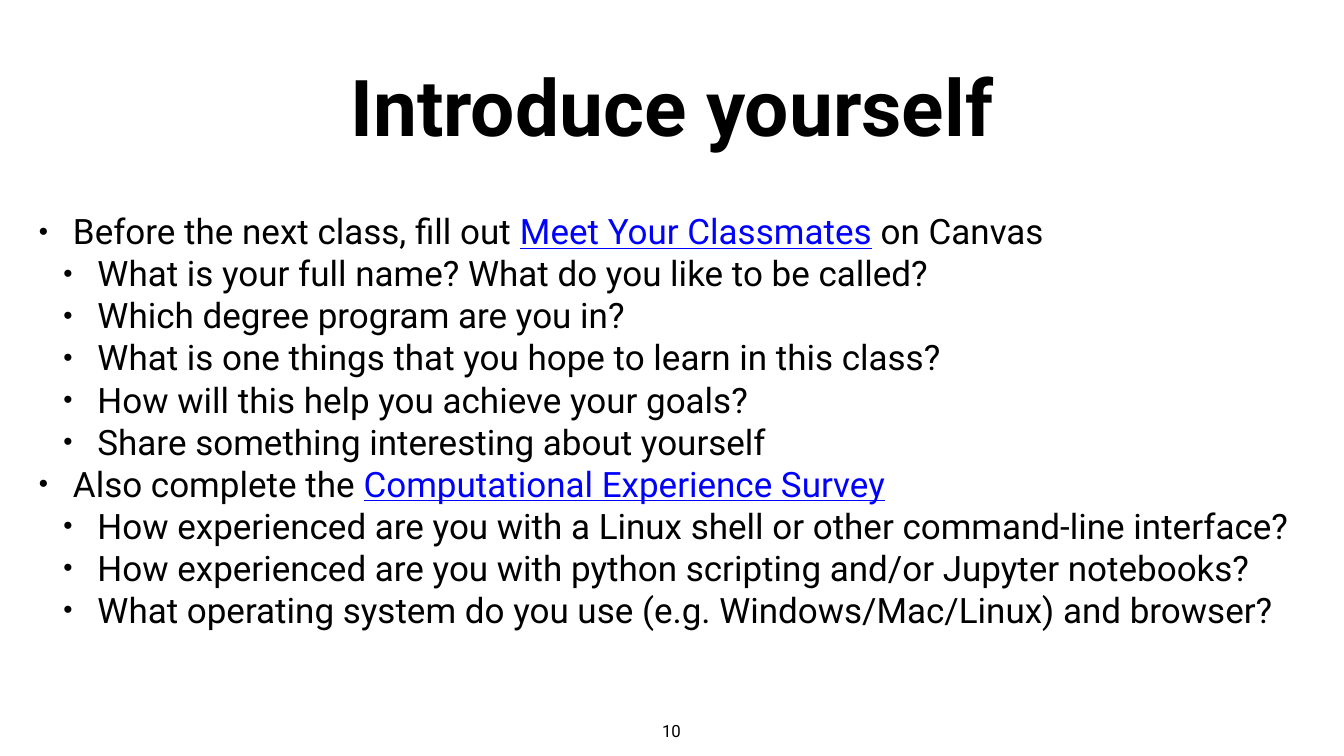
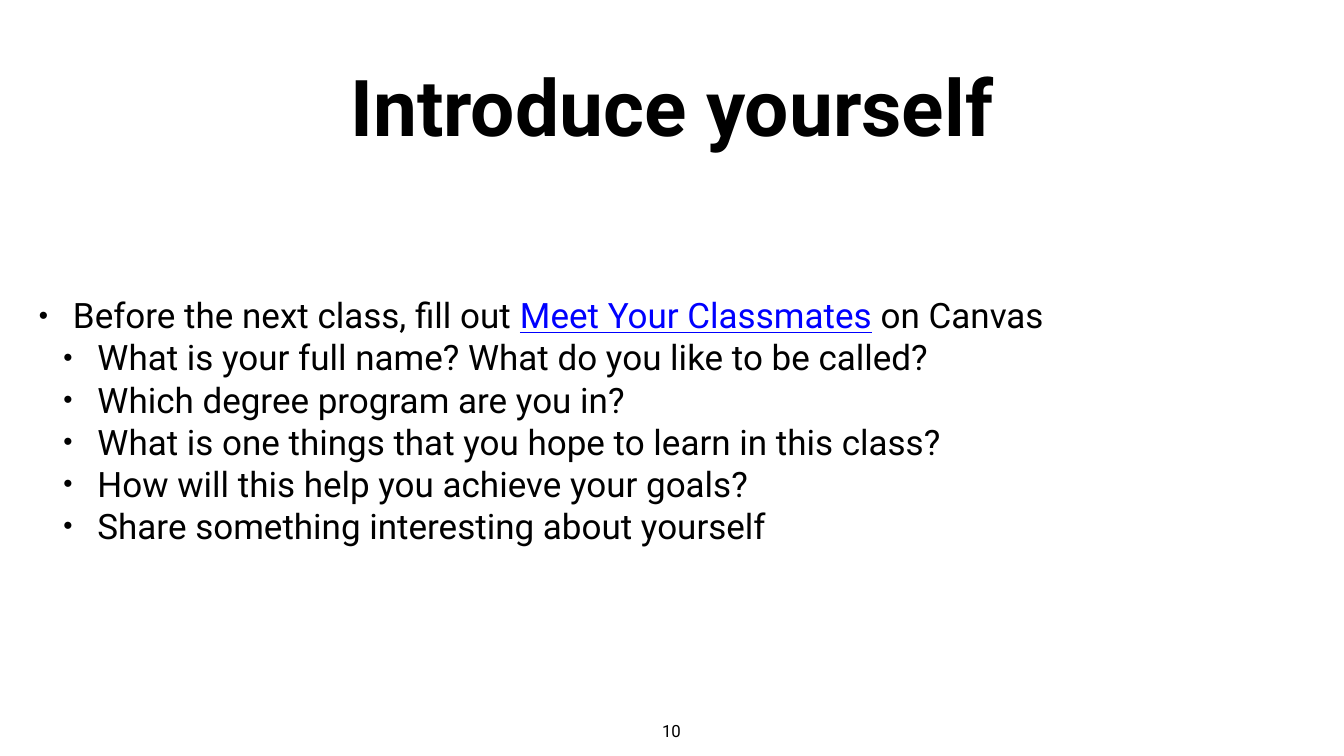
Before and after one commit to anirudhatalmale6-alt/Chem456-2026S, a slide deck: slide 10 of slides/0112-Introduction.pptx. Drawn at 1344x756 pixels with LibreOffice and Linux fonts; fonts in the diff are those of the drawing. Boxes give left, top, right and bottom in pixels: in the first picture for what was removed or moved away, otherwise in the second. Text is boxed around its words. In the diff, an @@ line names an element or a change of style, - is before the commit and + after.

```diff
--- a/slides/0112-Introduction.pptx
+++ b/slides/0112-Introduction.pptx
@@ text at box(73, 470, 1287, 631): paragraphs removed @@
-• Also complete the Computational Experience Survey
-  • How experienced are you with a Linux shell or other command-line interface?
-  • How experienced are you with python scripting and/or Jupyter notebooks?
-  • What operating system do you use (e.g. Windows/Mac/Linux) and browser?
```
Also in this commit, not shown: 1 other slide changed, 2 slides added, 7 other files.
